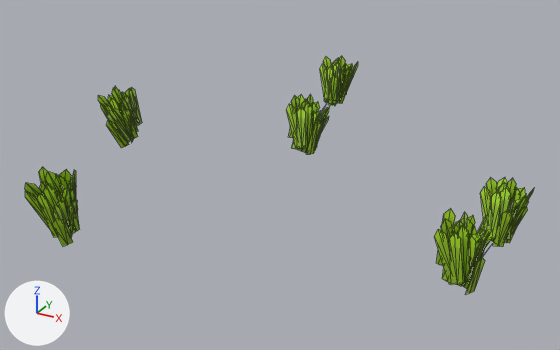
The OBJ model assets/tile1/grassTile1.obj as it was, and as the next commit left it.
Both versions are drawn from a 50 mm lens placed at (3.37, -5.42, 8.42), pointed at (0.53, -0.26, 5.85). Lighting does not change. The marker at lower left points along +X, +Y and +Z. Mesh edges are drawn as thin lines. Where no turn or scale is listed for an object, it has been applied to the vertices.

In view in the first picture: 'GrassTile1_Plane.013'.
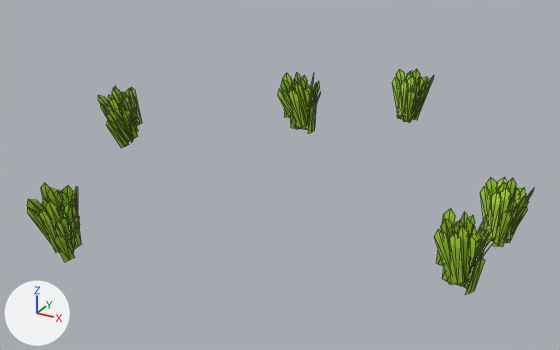
The newer file is also rescaled (x1.588), turned or shifted as a whole; pictures and numbers use the older file's frame.

The change, as a list of edits to the scene's bpy script:
```text
Change me_grasstile1_plane_013:
    where me_grasstile1_plane_013.from_pydata(...)  # 864 vertices, 576 faces; spans x -1.35..2.48, y -2.08..1.79, z 5.56..6.36
    used by ob_grasstile1_plane_013; location = (0.0, 0.0, 0.0)
    me_grasstile1_plane_013 part 1: the loose piece of 6 vertices spanning x 0.23..0.36, y 1.5..1.56, z 5.93..6.24 is moved by (0.86, -0.18, 0.03)
    me_grasstile1_plane_013 part 2: the loose piece of 6 vertices spanning x 0.22..0.34, y 1.61..1.77, z 5.93..6.3 is moved by (0.86, -0.18, 0.03)
    me_grasstile1_plane_013 part 3: the loose piece of 6 vertices spanning x 0.15..0.23, y 1.57..1.72, z 5.96..6.35 is moved by (0.86, -0.18, 0.03)
    me_grasstile1_plane_013 part 4: the loose piece of 6 vertices spanning x 0.1..0.2, y 1.53..1.65, z 5.98..6.32 is moved by (0.86, -0.18, 0.03)
    me_grasstile1_plane_013 part 5: the loose piece of 6 vertices spanning x 0.18..0.27, y 1.64..1.73, z 5.96..6.27 is moved by (0.86, -0.18, 0.03)
    me_grasstile1_plane_013 part 6: the loose piece of 6 vertices spanning x 0.01..0.18, y 1.56..1.63, z 5.96..6.35 is moved by (0.86, -0.18, 0.03)
    me_grasstile1_plane_013 part 7: the loose piece of 6 vertices spanning x 0.22..0.26, y 1.39..1.47, z 5.92..6.32 is moved by (0.86, -0.18, 0.03)
    me_grasstile1_plane_013 part 8: the loose piece of 6 vertices spanning x 0.21..0.28, y 1.46..1.53, z 5.91..6.27 is moved by (0.86, -0.18, 0.03)
    me_grasstile1_plane_013 part 9: the loose piece of 6 vertices spanning x 0.2..0.28, y 1.35..1.4, z 5.93..6.25 is moved by (0.86, -0.18, 0.03)
    me_grasstile1_plane_013 part 10: the loose piece of 6 vertices spanning x 0.24..0.34, y 1.45..1.6, z 5.9..6.29 is moved by (0.86, -0.18, 0.03)
    me_grasstile1_plane_013 part 11: the loose piece of 6 vertices spanning x 0.13..0.25, y 1.45..1.63, z 5.94..6.29 is moved by (0.86, -0.18, 0.03)
    me_grasstile1_plane_013 part 12: the loose piece of 6 vertices spanning x 0.07..0.19, y 1.43..1.59, z 5.94..6.26 is moved by (0.86, -0.18, 0.03)
    me_grasstile1_plane_013 part 13: the loose piece of 6 vertices spanning x -0.02..0.18, y 1.45..1.61, z 5.92..6.26 is moved by (0.86, -0.18, 0.03)
    me_grasstile1_plane_013 part 14: all 144 vertices in x 0.32..0.69, y 0.1..0.53, z 5.87..6.36 are multiplied about their middle by the matrix ((0.984, -0.173, -0.037), (0.153, 0.938, -0.312), (0.089, 0.301, 0.949)), then moved by (-0.13, 0.12, 0.15)
    me_grasstile1_plane_013 part 15: all 144 vertices in x -0.53..-0.17, y -2.08..-1.68, z 5.78..6.31 are moved by (0.0, 0.0, -0.12)
```

Boxes (x1, y1, x2, y2) around the edits, measured in the pictures (560 x 350 px; the box of a moved part takes in the faces that stretch with it):
'GrassTile1_Plane.013', reshaped: before (25, 56, 535, 294); after (27, 69, 535, 294)
part 1 of me_grasstile1_plane_013, moved or reshaped: before (341, 73, 352, 95); after (417, 88, 428, 106)
part 2 of me_grasstile1_plane_013, moved or reshaped: before (345, 62, 358, 96); after (428, 75, 434, 91)
part 3 of me_grasstile1_plane_013, moved or reshaped: before (338, 56, 345, 72); after (412, 69, 420, 85)
part 4 of me_grasstile1_plane_013, moved or reshaped: before (332, 60, 340, 68); after (406, 72, 414, 81)
part 5 of me_grasstile1_plane_013, moved or reshaped: before (344, 64, 349, 95); after (419, 77, 424, 86)
part 6 of me_grasstile1_plane_013, moved or reshaped: before (323, 57, 332, 70); after (396, 69, 405, 86)
part 7 of me_grasstile1_plane_013, moved or reshaped: before (335, 66, 340, 101); after (412, 81, 417, 93)
part 8 of me_grasstile1_plane_013, moved or reshaped: before (337, 69, 344, 96); after (413, 83, 420, 111)
part 9 of me_grasstile1_plane_013, moved or reshaped: before (328, 75, 339, 105); after (403, 89, 415, 122)
part 10 of me_grasstile1_plane_013, moved or reshaped: before (336, 66, 352, 104); after (412, 80, 429, 120)
part 11 of me_grasstile1_plane_013, moved or reshaped: before (333, 63, 341, 98); after (407, 76, 416, 114)
part 12 of me_grasstile1_plane_013, moved or reshaped: before (324, 66, 333, 100); after (398, 80, 408, 117)
part 13 of me_grasstile1_plane_013, moved or reshaped: before (320, 64, 329, 101); after (392, 77, 400, 118)
part 14 of me_grasstile1_plane_013, moved or reshaped: before (286, 94, 330, 154); after (278, 73, 321, 134)
part 15 of me_grasstile1_plane_013, moved or reshaped: before (25, 167, 80, 247); after (27, 183, 81, 262)
